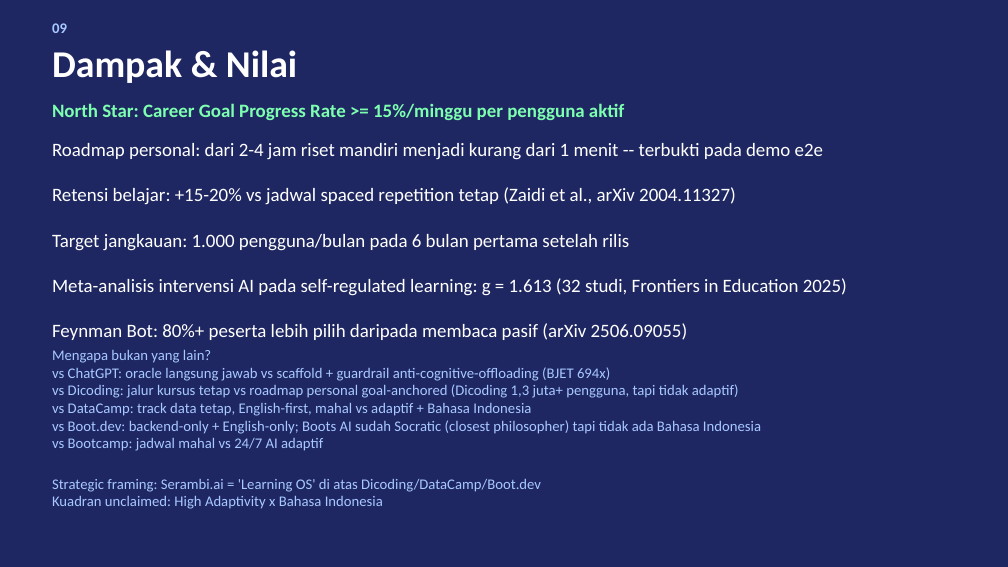
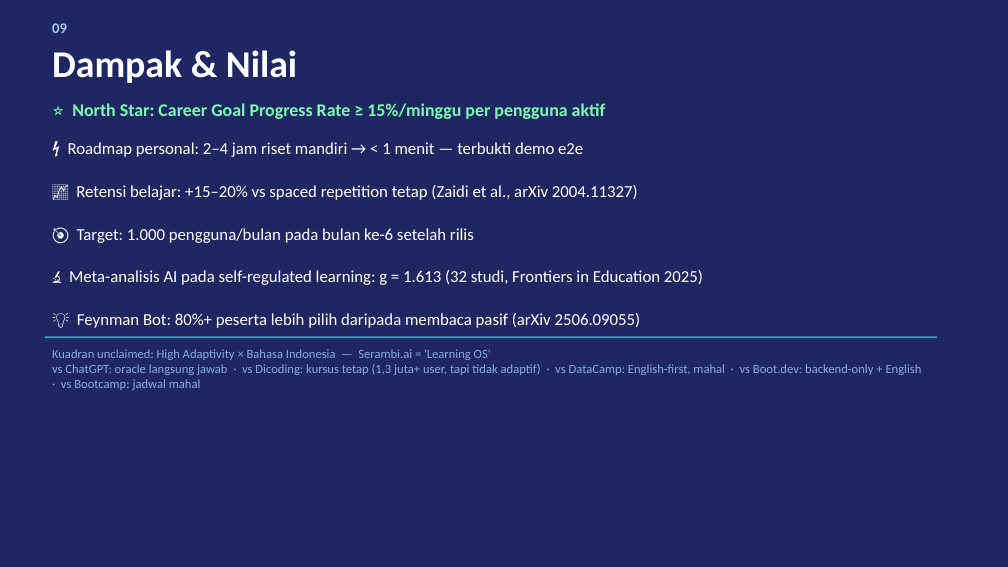
Before and after one commit to mmuchsin/serambi-ai, a slide deck: slide 9 of slides/serambi-pitch-deck.pptx. Drawn at 1008x567 pixels with LibreOffice and Linux fonts; fonts in the diff are those of the drawing. Boxes give left, top, right and bottom in pixels: in the first picture for what was removed or moved away, otherwise in the second. Text is boxed around its words. In the diff, an @@ line names an element or a change of style, - is before the commit and + after.

```diff
--- a/slides/serambi-pitch-deck.pptx
+++ b/slides/serambi-pitch-deck.pptx
@@ text at [72, 103, 605, 119]: text changed; size 18 to 17 pt @@
-North Star: Career Goal Progress Rate >= 15%/minggu per pengguna aktif
+⭐ North Star: Career Goal Progress Rate ≥ 15%/minggu per pengguna aktif
@@ text at [68, 142, 703, 328]: text changed; size 18 to 16 pt @@
-Roadmap personal: dari 2-4 jam riset mandiri menjadi kurang dari 1 menit -- terbukti pada demo e2e
-Retensi belajar: +15-20% vs jadwal spaced repetition tetap (Zaidi et al., arXiv 2004.11327)
-Target jangkauan: 1.000 pengguna/bulan pada 6 bulan pertama setelah rilis
-Meta-analisis intervensi AI pada self-regulated learning: g = 1.613 (32 studi, Frontiers in Education 2025)
-Feynman Bot: 80%+ peserta lebih pilih daripada membaca pasif (arXiv 2506.09055)
+⚡ Roadmap personal: 2–4 jam riset mandiri → < 1 menit — terbukti demo e2e
+📈 Retensi belajar: +15–20% vs spaced repetition tetap (Zaidi et al., arXiv 2004.11327)
+🎯 Target: 1.000 pengguna/bulan pada bulan ke-6 setelah rilis
+🔬 Meta-analisis AI pada self-regulated learning: g = 1.613 (32 studi, Frontiers in Education 2025)
+💡 Feynman Bot: 80%+ peserta lebih pilih daripada membaca pasif (arXiv 2506.09055)
@@ rectangle added at [45, 337, 938, 338], fill #4499BB @@
@@ text at [52, 349, 922, 390]: text changed; size 14 to 12 pt; text colour #A8C8FF to #8AAADD @@
-Mengapa bukan yang lain?
-vs ChatGPT: oracle langsung jawab vs scaffold + guardrail anti-cognitive-offloading (BJET 694x)
-vs Dicoding: jalur kursus tetap vs roadmap personal goal-anchored (Dicoding 1,3 juta+ pengguna, tapi tidak adaptif)
-vs DataCamp: track data tetap, English-first, mahal vs adaptif + Bahasa Indonesia
-vs Boot.dev: backend-only + English-only; Boots AI sudah Socratic (closest philosopher) tapi tidak ada Bahasa Indonesia
-vs Bootcamp: jadwal mahal vs 24/7 AI adaptif
-Strategic framing: Serambi.ai = 'Learning OS' di atas Dicoding/DataCamp/Boot.dev
-Kuadran unclaimed: High Adaptivity x Bahasa Indonesia
+Kuadran unclaimed: High Adaptivity × Bahasa Indonesia — Serambi.ai = 'Learning OS'
+vs ChatGPT: oracle langsung jawab · vs Dicoding: kursus tetap (1,3 juta+ user, tapi tidak adaptif) · vs DataCamp: English-first, mahal · vs Boot.dev: backend-only + English · vs Bootcamp: jadwal mahal
```
Also in this commit, not shown: 9 other slides changed, 1 other file.
